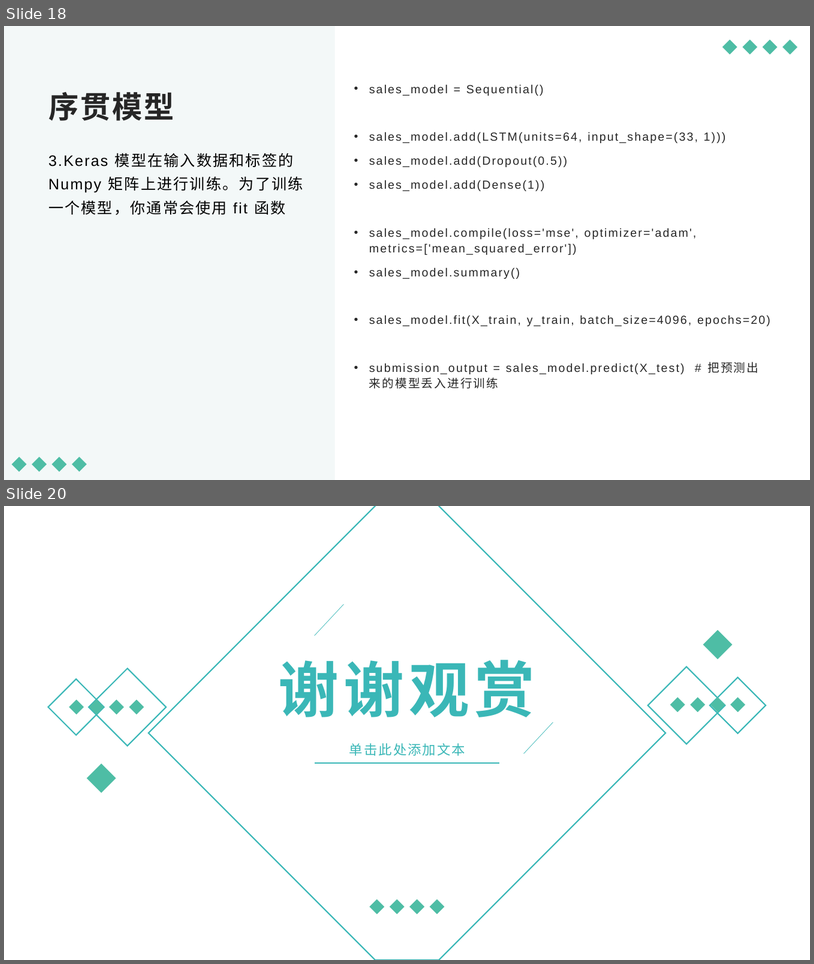
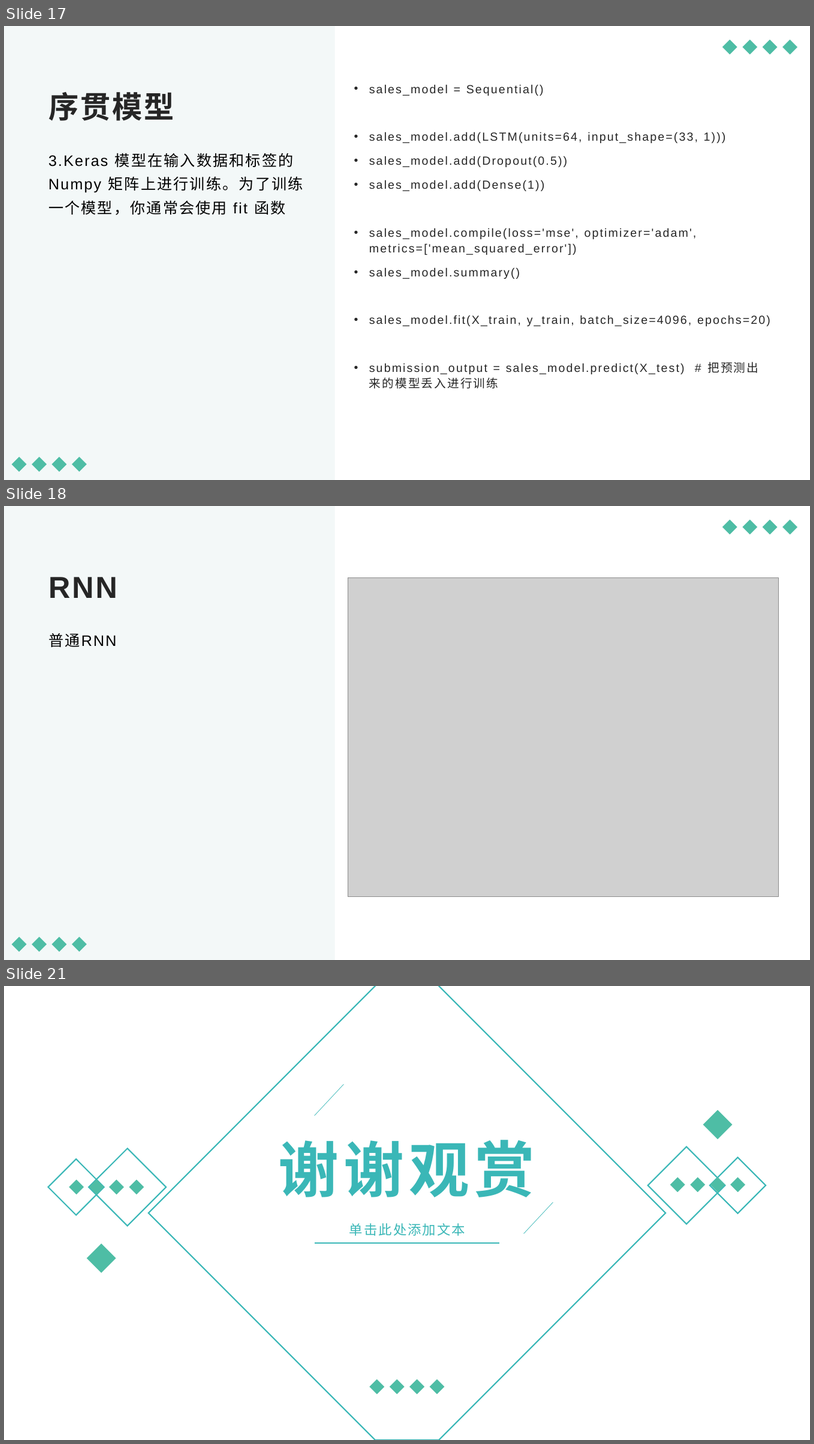
Before and after one commit to ZefanLin159/First-repository, a slide deck: Kaggle/Machine Learning.pptx. Shown one above the other, each under a label of ours: slides 18 and 20 before the commit, slides 17, 18 and 21 after it; the slides between them are not shown. The pictures are 814x964 and 814x1444 pixels, drawn with LibreOffice and Linux fonts; fonts in the diff are those of the drawing; grey boxes stand for pictures. Boxes give left, top, right and bottom in pixels: in the first picture for what was removed or moved away, otherwise in the second. Text is boxed around its words. In the diff, an @@ line names an element or a change of style, - is before the commit and + after.

```diff
--- a/Kaggle/Machine Learning.pptx
+++ b/Kaggle/Machine Learning.pptx
@@ slide 18 added at (4,506,810,960), background #FFFFFF; not listed: 9 template elements that a slide beside it also shows @@
@@ title added at (48,577,117,598), 36 pt, text #262626, bold @@
+RNN
@@ picture added at (348,578,779,897) @@
@@ text added at (48,633,116,647), 18 pt, text #000000 @@
+普通RNN
@@ what was slide 18 is now slide 17 @@
@@ what was slide 20 is now slide 21 @@
```
Also in this commit, not shown: 2 slides changed, 2 other slides added, 2 slides removed, 3 other files.
